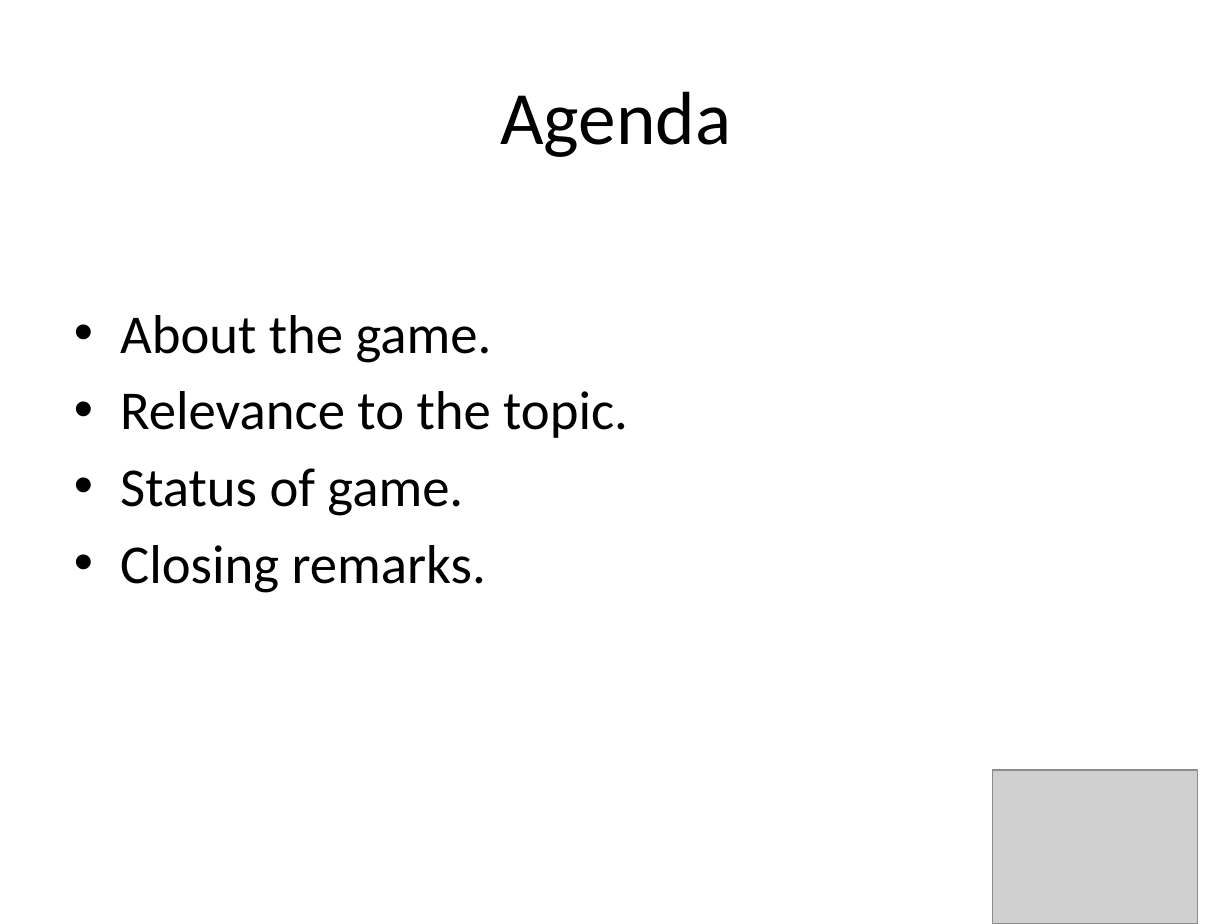
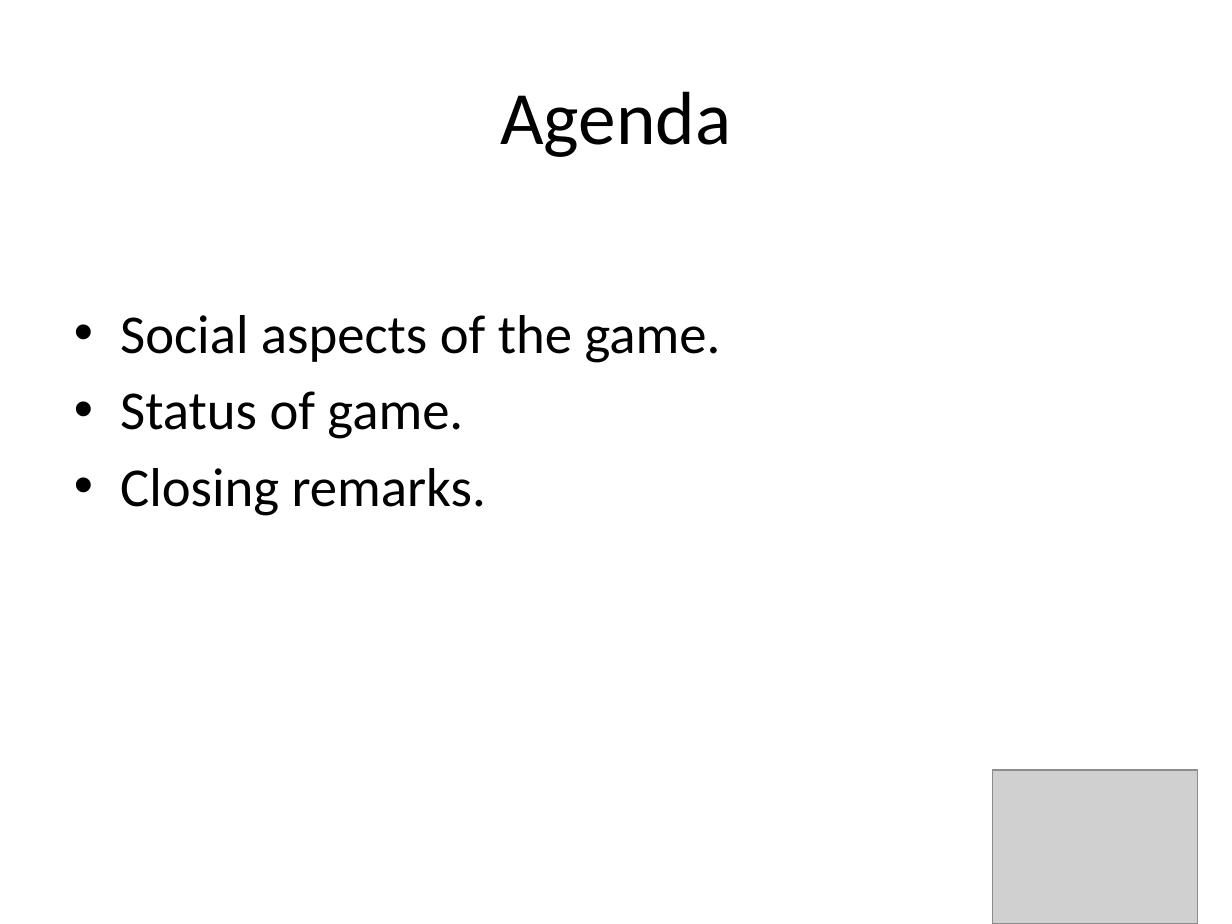
Before and after one commit to amlees/The-Great-Audio-Race, a slide deck: slide 2 of The Great Audio Race 2.pptx. Drawn at 1232x924 pixels with LibreOffice and Linux fonts; fonts in the diff are those of the drawing; grey boxes stand for pictures. Boxes give left, top, right and bottom in pixels: in the first picture for what was removed or moved away, otherwise in the second. Text is boxed around its words. In the diff, an @@ line names an element or a change of style, - is before the commit and + after.

Commit message:
Add powerpoint presentation

```diff
--- a/The Great Audio Race 2.pptx
+++ b/The Great Audio Race 2.pptx
@@ text at bbox=[120, 315, 721, 363]: text changed @@
-• About the game.
-• Relevance to the topic.
+• Social aspects of the game.
```
